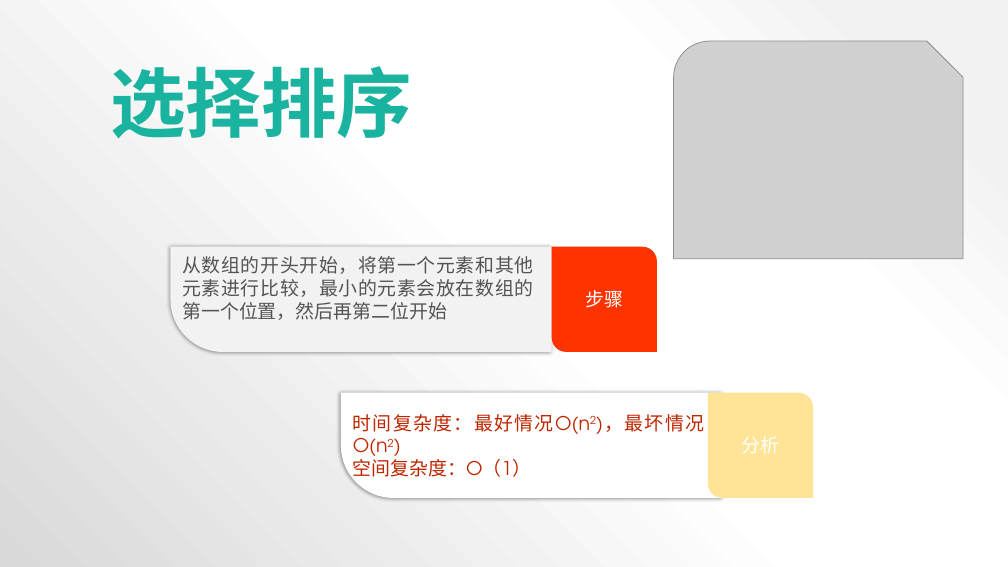
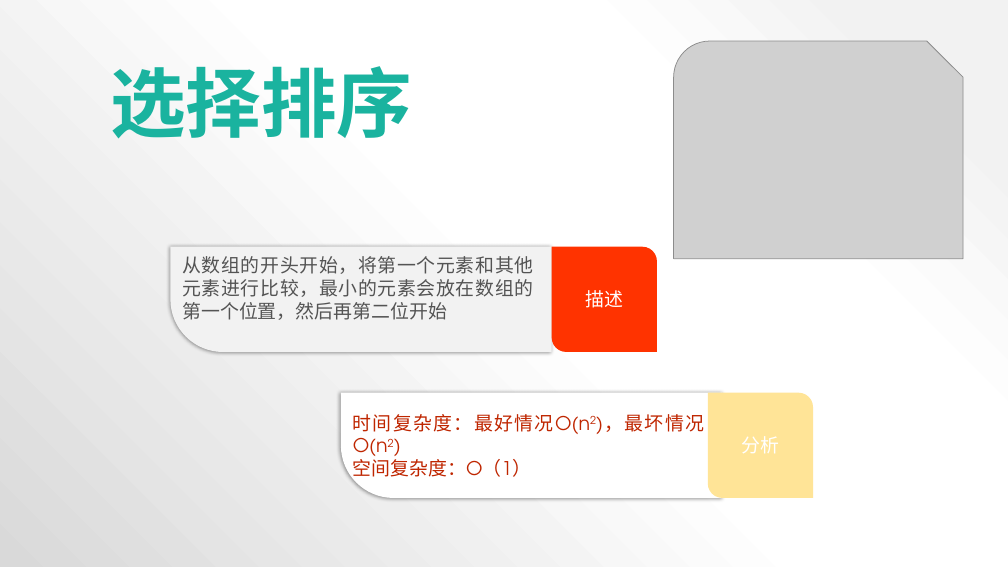
Before and after one commit to ZSI2017/Algorithms, a slide deck: slide 5 of 算法简介.pptx. Drawn at 1008x567 pixels with LibreOffice and Linux fonts; fonts in the diff are those of the drawing; grey boxes stand for pictures. Boxes give left, top, right and bottom in pixels: in the first picture for what was removed or moved away, otherwise in the second. Text is boxed around its words. In the diff, an @@ line names an element or a change of style, - is before the commit and + after.

```diff
--- a/算法简介.pptx
+++ b/算法简介.pptx
@@ text in round diag rect at (x1=585, y1=290, x2=623, y2=308): text changed @@
-步骤
+描述
```
Also in this commit, not shown: 8 other slides changed, 7 other files.
